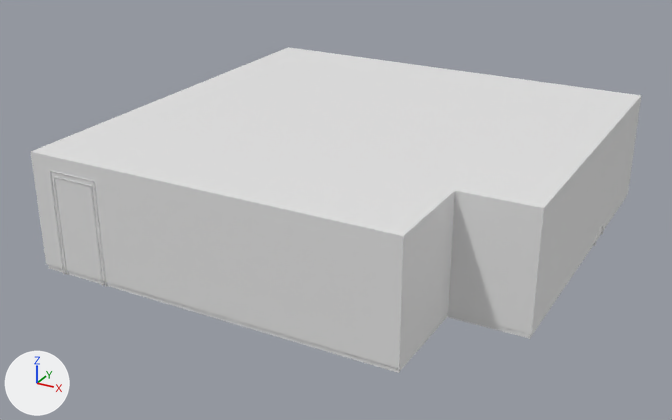
One commit to the FBX model W.I.P/Assets/Hiro's art mess/Models/Slaapkamer.fbx: the scene before it, then after it.
Before and after are seen from a 50 mm camera at (57.0, -120.3, 66.1) aimed at (-10.6, 2.6, 4.7). The lights are fixed; the arrows at lower left show +X, +Y and +Z.

In view in the first picture: 'Room'.
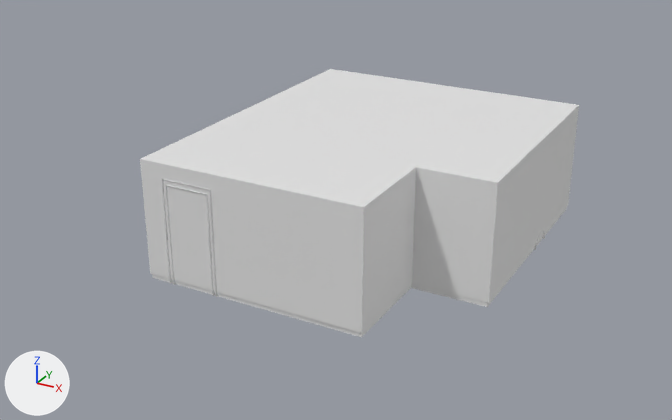
Patch to the scene script:
```diff
--- a/W.I.P/Assets/Hiro's art mess/Models/Slaapkamer.fbx.py
+++ b/W.I.P/Assets/Hiro's art mess/Models/Slaapkamer.fbx.py
@@ me_cube_001 @@
 # used by ob_room; location = (0.0, 0.0, 0.0); rotation_euler = (1.571, 0.0, 0.0), in degrees (90, 0, 0); scale = (8.0, 8.0, 8.0)
-me_cube_001.from_pydata(...)  # 150 vertices, 132 faces; spans x -5.49..3.52, y 0.0..2.4, z -5.33..3.69
+me_cube_001.from_pydata(...)  # 150 vertices, 132 faces; spans x -27.95..20.15, y 0.0..19.2, z -31.96..24.2
+# me_cube_001 part 1: the loose piece of 16 vertices spanning x -5.05..-4.0, y 0.0..2.11, z 3.56..3.69 is scaled about its middle by 8, then moved by (-15.42, 7.39, 20.04)
+# me_cube_001 part 2: the loose piece of 44 vertices spanning x 3.43..3.52, y 0.0..0.3, z -3.04..-2.45 is scaled about its middle by 8, then moved by (16.31, 1.05, -12.94)
+# me_cube_001 part 3: 24 of 150 vertices moved; they spanned x -5.49..3.51, y 0.0..2.4, z -5.33..3.67 and now span x -27.95..20.05, y 0.0..19.2, z -31.96..24.04; mean shift (0.02, 4.55, 0.02); largest move (-5.49, 2.4, -5.33) -> (-27.95, 19.2, -31.96)
@@ ob_room @@
 ob_room.rotation_euler = (1.571, 0.0, 0.0)  # degrees (90, 0, 0)
-ob_room.scale = (8.0, 8.0, 8.0)
```

Pixel boxes (x1, y1, x2, y2) of what changed, in the pictures (672 x 420 px; the box of a moved part takes in the faces that stretch with it):
'Room', reshaped, rescaled (28% narrower, 18% shorter)
    before: (31, 47, 641, 373)
    after: (140, 69, 579, 337)
part 1 of me_cube_001, moved or reshaped
    before: (50, 171, 107, 287)
    after: (162, 179, 217, 297)
part 2 of me_cube_001, moved or reshaped
    before: (594, 226, 603, 246)
    after: (534, 230, 545, 250)
part 3 of me_cube_001, moved or reshaped
    before: (31, 47, 641, 373)
    after: (140, 69, 579, 337)
